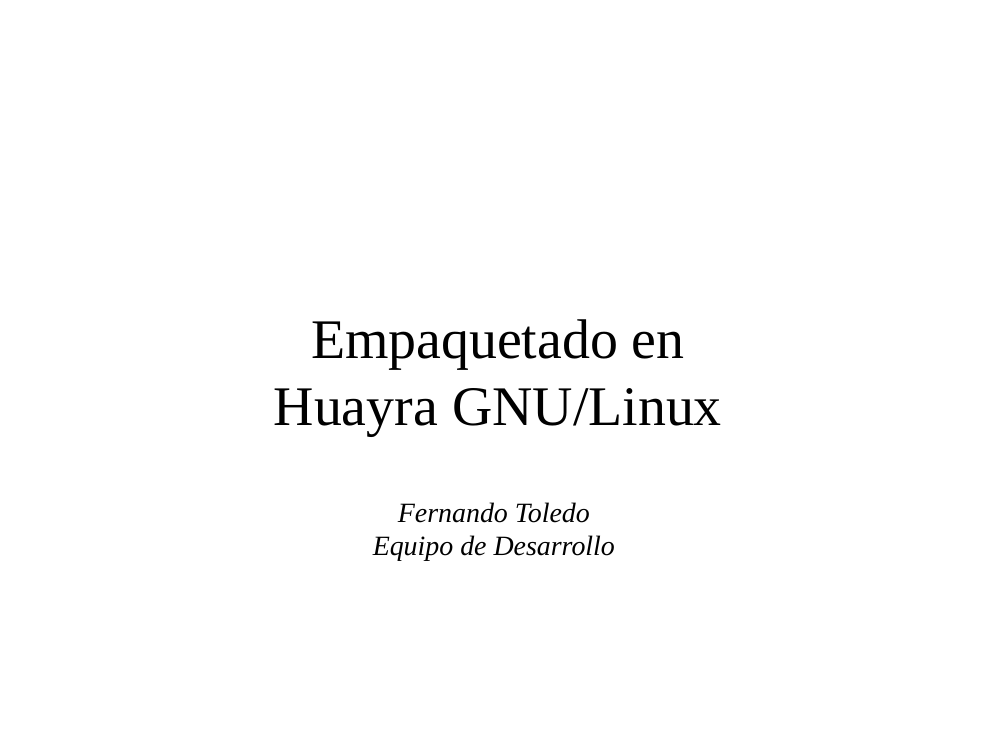
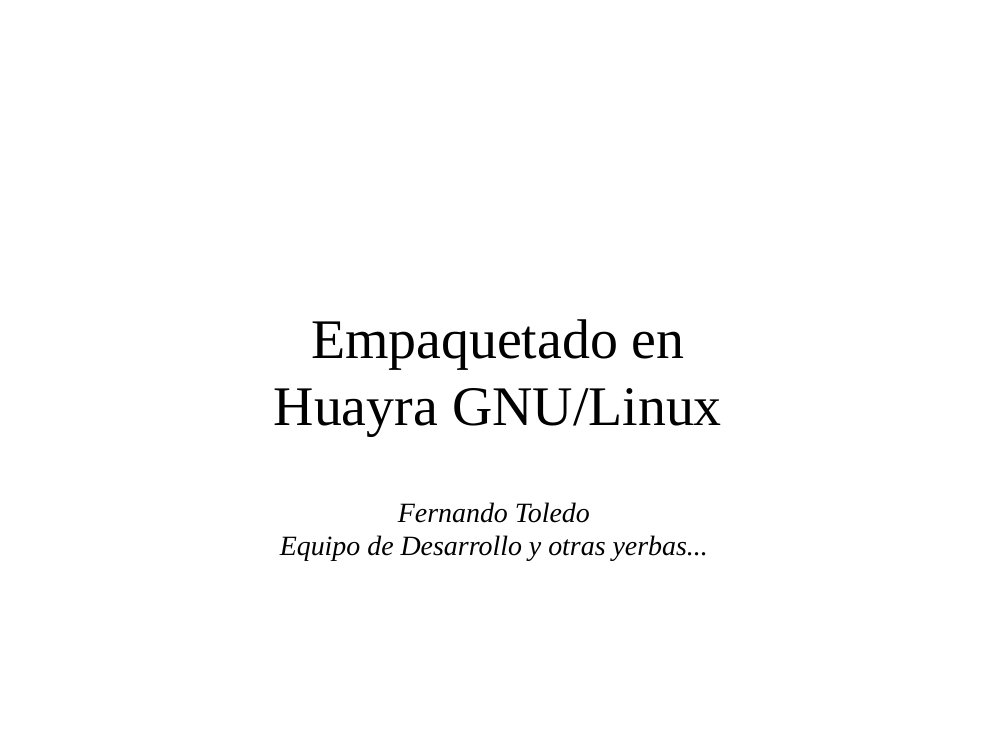
Before and after one commit to HuayraLinux/charlas, a slide deck: slide 1 of talleres/empaquetado/empaquetando.odp. Drawn at 1008x756 pixels with LibreOffice and Linux fonts; fonts in the diff are those of the drawing; background and template pictures are left out. Boxes give left, top, right and bottom in pixels: in the first picture for what was removed or moved away, otherwise in the second. Text is boxed around its words. In the diff, an @@ line names an element or a change of style, - is before the commit and + after.

```diff
--- a/talleres/empaquetado/empaquetando.odp
+++ b/talleres/empaquetado/empaquetando.odp
@@ text at box(280, 535, 708, 561): text changed @@
-Equipo de Desarrollo
+Equipo de Desarrollo y otras yerbas...
```
Also in this commit, not shown: 4 other slides changed, 4 slides added, 1 slide removed, 1 other file.
